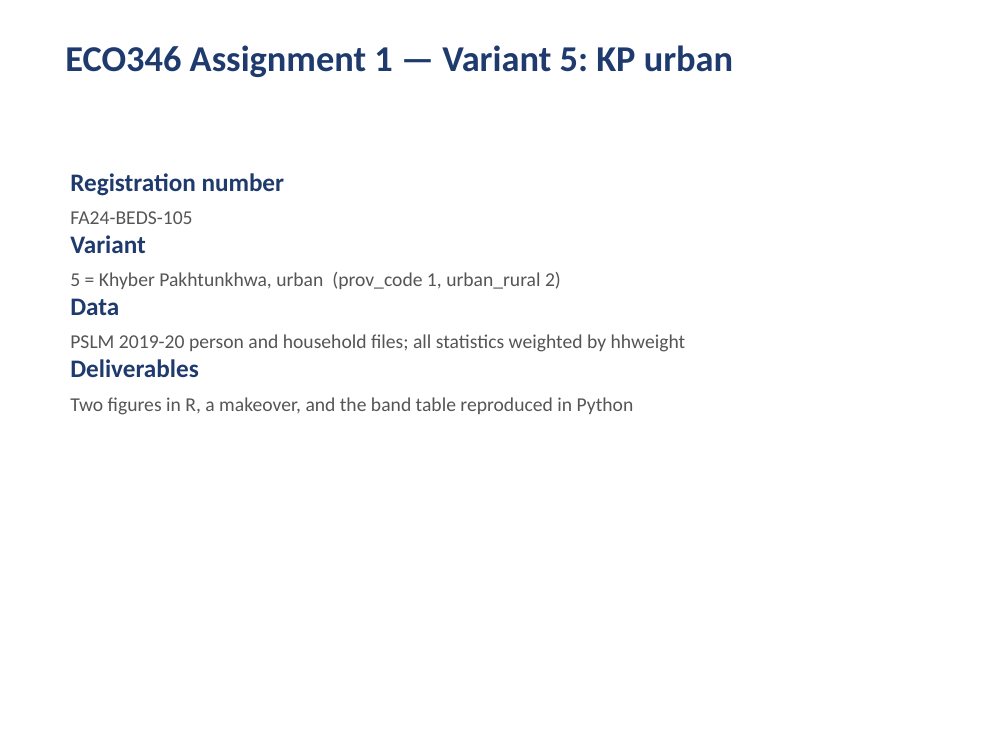
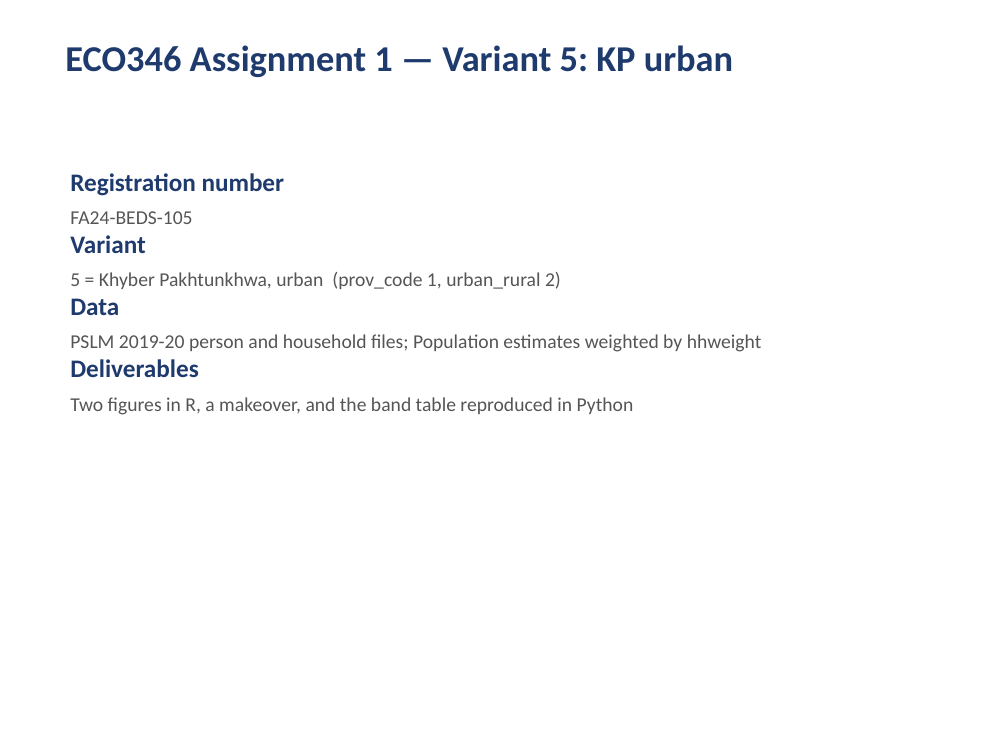
Before and after one commit to abuzark8022/ECO346-A1-FA24-BEDS-105, a slide deck: slide 1 of slides/FA24-BEDS-105.pptx. Drawn at 1008x756 pixels with LibreOffice and Linux fonts; fonts in the diff are those of the drawing. Boxes give left, top, right and bottom in pixels: in the first picture for what was removed or moved away, otherwise in the second. Text is boxed around its words. In the diff, an @@ line names an element or a change of style, - is before the commit and + after.

```diff
--- a/slides/FA24-BEDS-105.pptx
+++ b/slides/FA24-BEDS-105.pptx
@@ text at (70, 334, 762, 352): text changed @@
-PSLM 2019-20 person and household files; all statistics weighted by hhweight
+PSLM 2019-20 person and household files; Population estimates weighted by hhweight
```
Also in this commit, not shown: 1 other slide changed, 3 other files.
